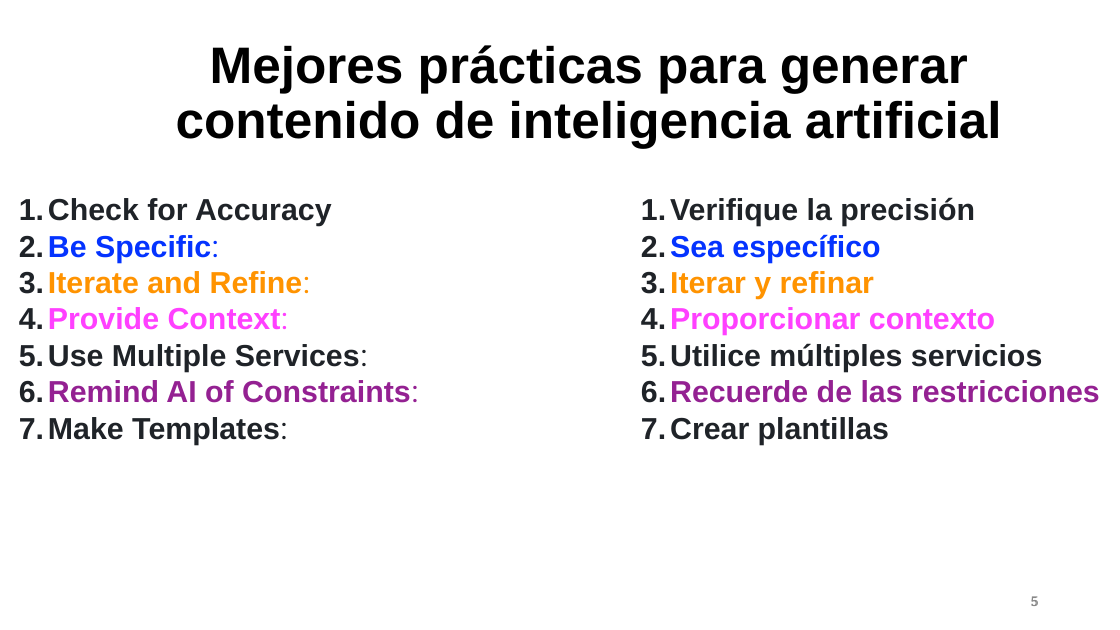
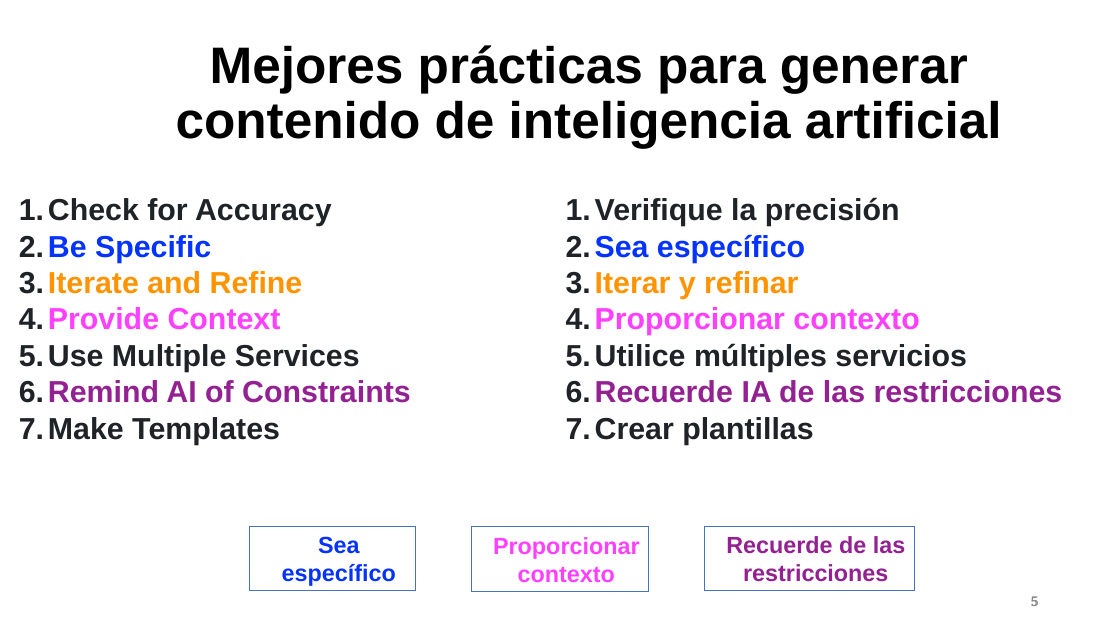
Before and after one commit to irregularchat/Counter_Malign_Information_Training, a slide deck: slide 5 of Counter_Malign_Information/4-Implement-For_Instructors/Lesson_Plans/Lesson_01-Creating_Synthetic_Content/Audio_Visual-Template/MASTER-Lesson_Slide-Create_AI_Content.pptx. Drawn at 1120x630 pixels with LibreOffice and Linux fonts; fonts in the diff are those of the drawing. Boxes give left, top, right and bottom in pixels: in the first picture for what was removed or moved away, otherwise in the second. Text is boxed around its words. In the diff, an @@ line names an element or a change of style, - is before the commit and + after.

```diff
--- a/Counter_Malign_Information/4-Implement-For_Instructors/Lesson_Plans/Lesson_01-Creating_Synthetic_Content/Audio_Visual-Template/MASTER-Lesson_Slide-Create_AI_Content.pptx
+++ b/Counter_Malign_Information/4-Implement-For_Instructors/Lesson_Plans/Lesson_01-Creating_Synthetic_Content/Audio_Visual-Template/MASTER-Lesson_Slide-Create_AI_Content.pptx
@@ text "Verifique la precisión": place and size @@
-text "Verifique la precisión" at box(670, 197, 1100, 445)
+text "Verifique la precisión" at box(595, 197, 1063, 445)
@@ text at box(48, 235, 411, 445): text changed @@
-2. Be Specific:
-3. Iterate and Refine:
-4. Provide Context:
-5. Use Multiple Services:
-6. Remind AI of Constraints:
-7. Make Templates:
+2. Be Specific
+3. Iterate and Refine
+4. Provide Context
+5. Use Multiple Services
+6. Remind AI of Constraints
+7. Make Templates
@@ text at box(595, 380, 1063, 403): text changed @@
-6. Recuerde de las restricciones
+6. Recuerde IA de las restricciones
@@ rectangle added at box(250, 526, 415, 591), fill #FFFFFF, outline #4472C4 1 pt, 20 pt, text #0433FF, bold @@
+Sea específico
@@ rectangle added at box(471, 527, 649, 592), fill #FFFFFF, outline #4472C4 1 pt, 20 pt, text #FF40FF, bold @@
+Proporcionar contexto
@@ rectangle added at box(705, 526, 914, 591), fill #FFFFFF, outline #4472C4 1 pt, 20 pt, text #942192, bold @@
+Recuerde de las restricciones
```
Also in this commit, not shown: 9 other slides changed, 4 slides added, 10 other files.
